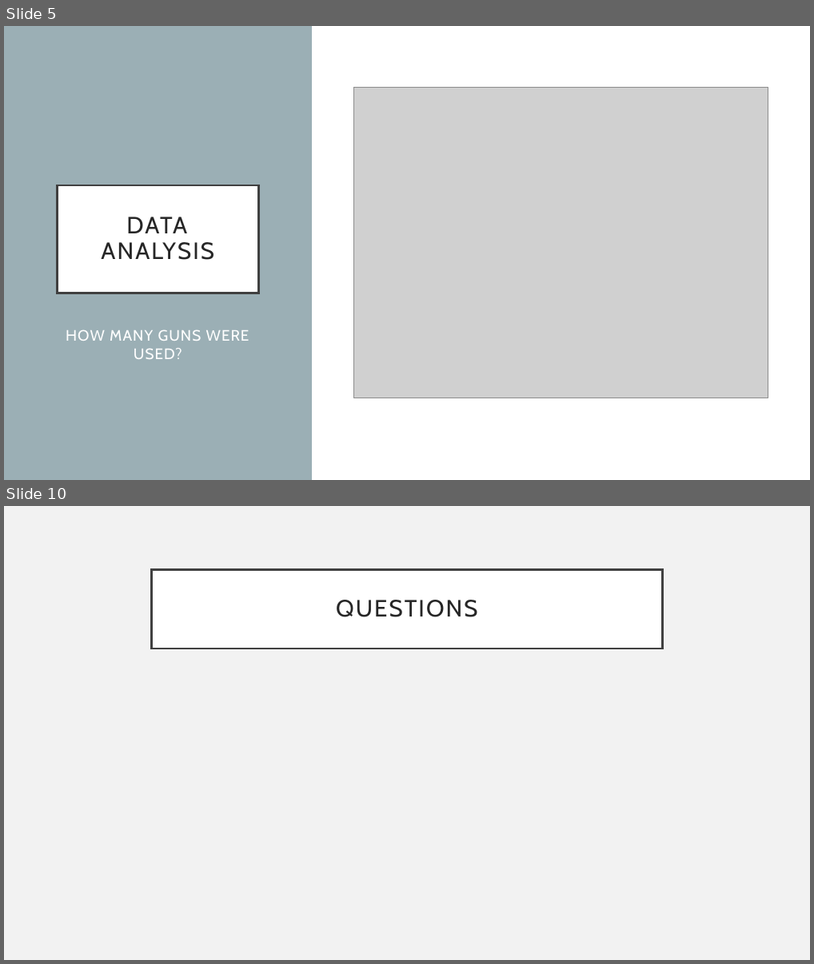
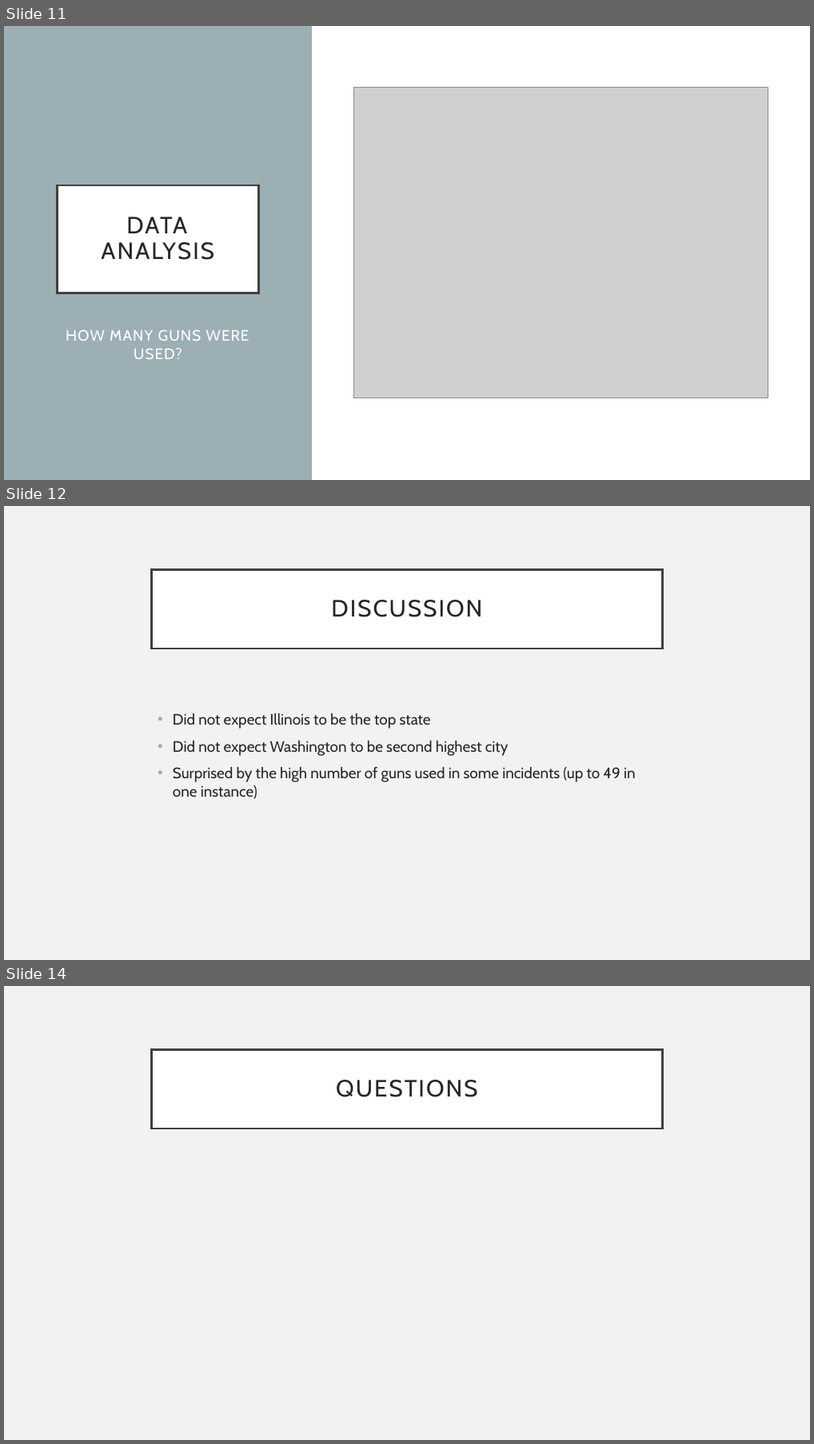
Before and after one commit to rezali/group-project, a slide deck: Gun Violence in USA.pptx. Shown one above the other, each under a label of ours: slides 5 and 10 before the commit, slides 11, 12 and 14 after it; the slides between them are not shown. The pictures are 814x964 and 814x1444 pixels, drawn with LibreOffice and Linux fonts; fonts in the diff are those of the drawing; grey boxes stand for pictures. Boxes give left, top, right and bottom in pixels: in the first picture for what was removed or moved away, otherwise in the second. Text is boxed around its words. In the diff, an @@ line names an element or a change of style, - is before the commit and + after.

```diff
--- a/Gun Violence in USA.pptx
+++ b/Gun Violence in USA.pptx
@@ slide 12 added at <box>4,506,810,960</box>, background #F2F2F2 @@
@@ title added at <box>152,569,662,648</box>, fill #FFFFFF, outline #404040 2.5 pt, 28 pt, text #262626 @@
+DISCUSSION
@@ text added at <box>173,713,636,799</box>, 18 pt, text #262626 @@
+• Did not expect Illinois to be the top state
+• Did not expect Washington to be second highest city
+• Surprised by the high number of guns used in some incidents (up to 49 in one instance)
@@ what was slide 5 is now slide 11 @@
@@ what was slide 10 is now slide 14 @@
```
Also in this commit, not shown: 5 slides changed, 4 other slides added, 1 slide removed.
